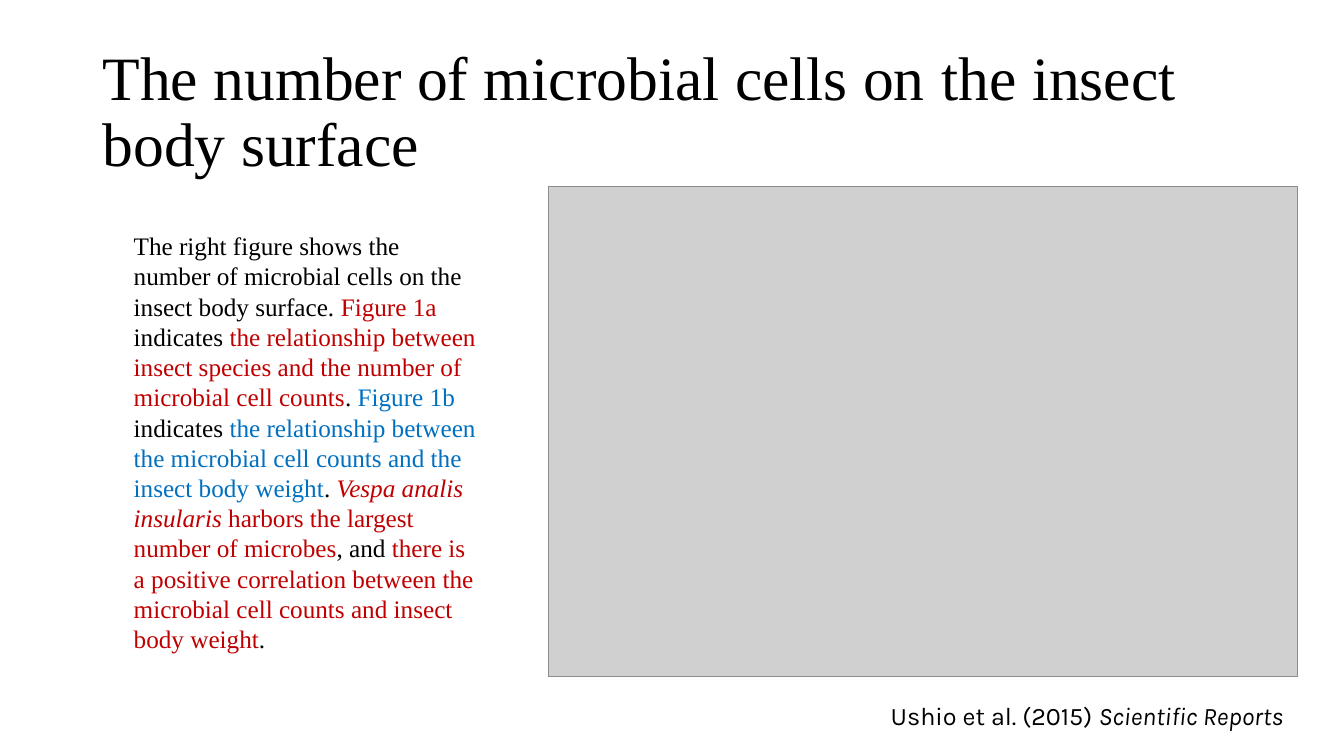
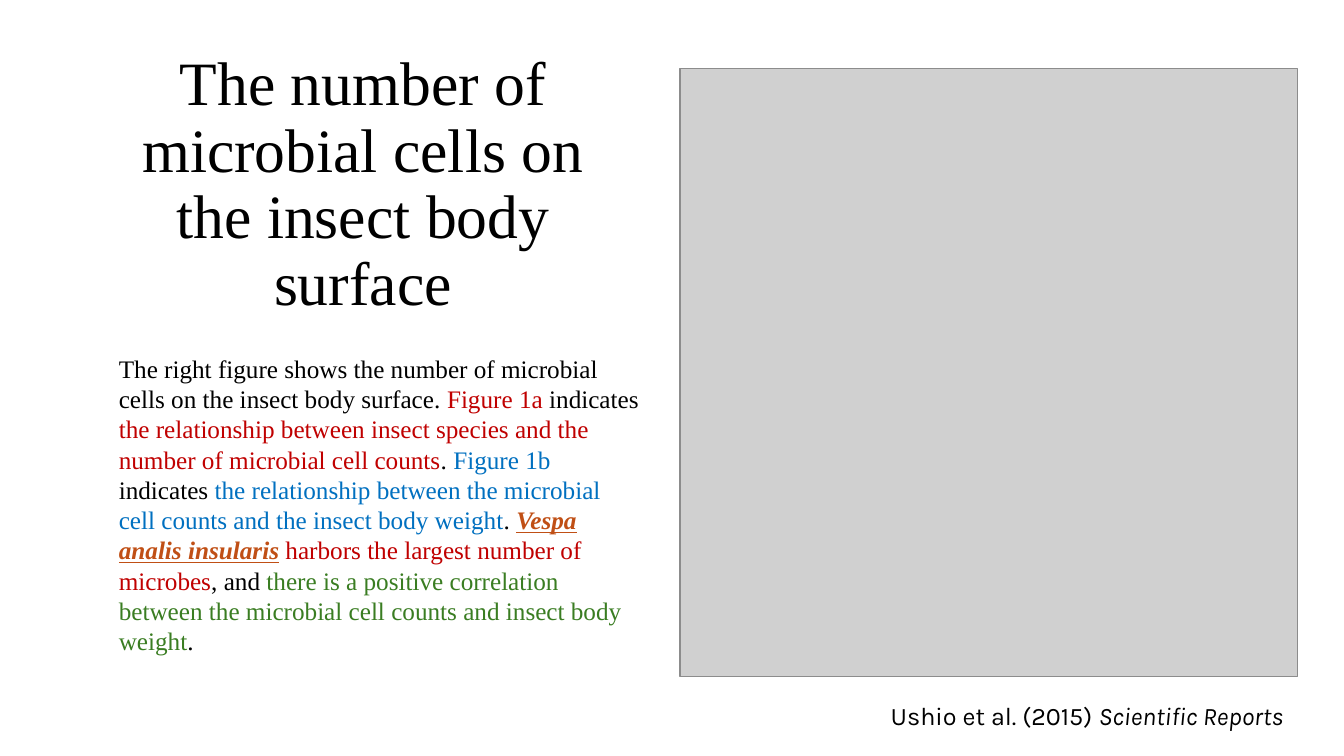
Before and after one commit to ong8181/DASC3240, a slide deck: slide 1 of DASC3240_items/L03_BadSlide2.pptx. Drawn at 1344x756 pixels with LibreOffice and Linux fonts; fonts in the diff are those of the drawing; grey boxes stand for pictures. Boxes give left, top, right and bottom in pixels: in the first picture for what was removed or moved away, otherwise in the second. Text is boxed around its words. In the diff, an @@ line names an element or a change of style, - is before the commit and + after.

```diff
--- a/DASC3240_items/L03_BadSlide2.pptx
+++ b/DASC3240_items/L03_BadSlide2.pptx
@@ title "The number of microbial cells ..." at [142,61,583,306]: alignment left to centre @@
@@ picture: place and size @@
-picture at [548,187,1298,678]
+picture at [681,69,1298,677]
@@ text "The right figure shows the ...": place and size @@
-text "The right figure shows the ..." at [134,237,476,654]
+text "The right figure shows the ..." at [119,360,638,656]
@@ text "The right figure shows the ..." at [119,360,638,656]: text colour #C00000 to #C04F15, bold on, underline on in "Vespa analis insularis"; text colour #C00000 to #3B7D23 in "there is a positive correlation between the ..." @@
```
